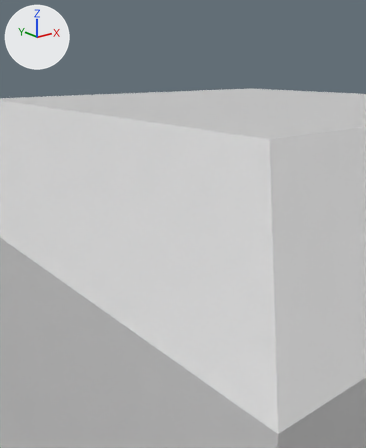
What one commit did to the COLLADA model mesh/frobnicator.dae.
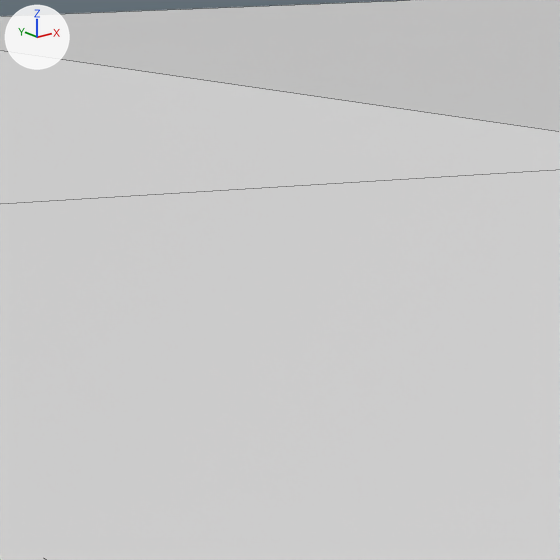
There are two pictures of each version: one from a 50 mm lens placed at (-0.042, -0.014, 0.848), pointed at (0.184, 0.269, 0.735), one close up on the part from 12% to 59% of the width and 20% to 58% of the height. Every picture has the same lights, and +X, +Y and +Z are marked at upper left. The close-ups show mesh edges as thin lines. Where no turn or scale is listed for an object, it has been applied to the vertices.
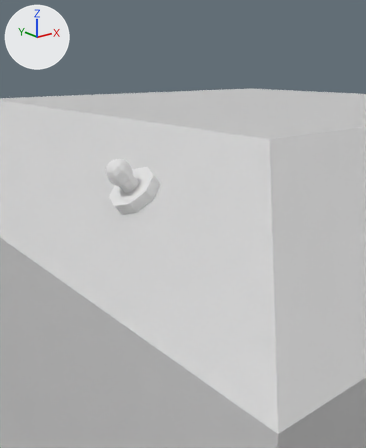
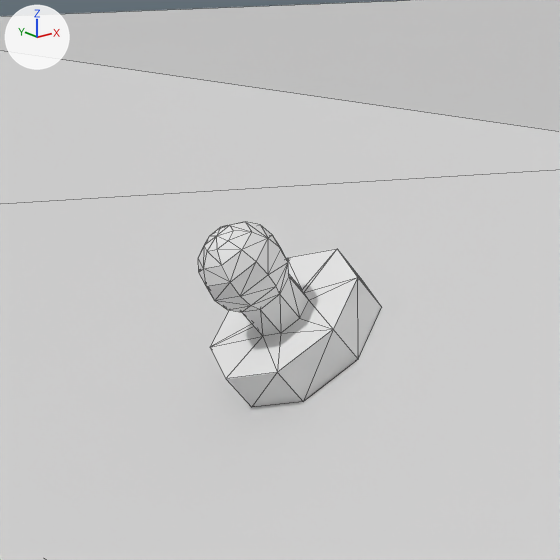
Commit message: mesh: frobnicator/plaidnicator now have hard power attach

Edits to the bpy script that builds the scene:
```text
Add me_attach:
    me_attach.from_pydata(...)  # 75 vertices, 152 faces; spans x -0.01..0.0315, y -0.02..0.02, z -0.0322..0.01
Add ob_attach_power_000:
    ob_attach_power_000 = bpy.data.objects.new('attach_power_000', me_attach)
    ob_attach_power_000.location = (0.1492, 0.3, 0.7736)
```

Where the change shows, as pixel boxes (x1, y1, x2, y2) in the close-ups (560 x 560 px):
'attach_power_000', added: after (198, 222, 381, 407)
